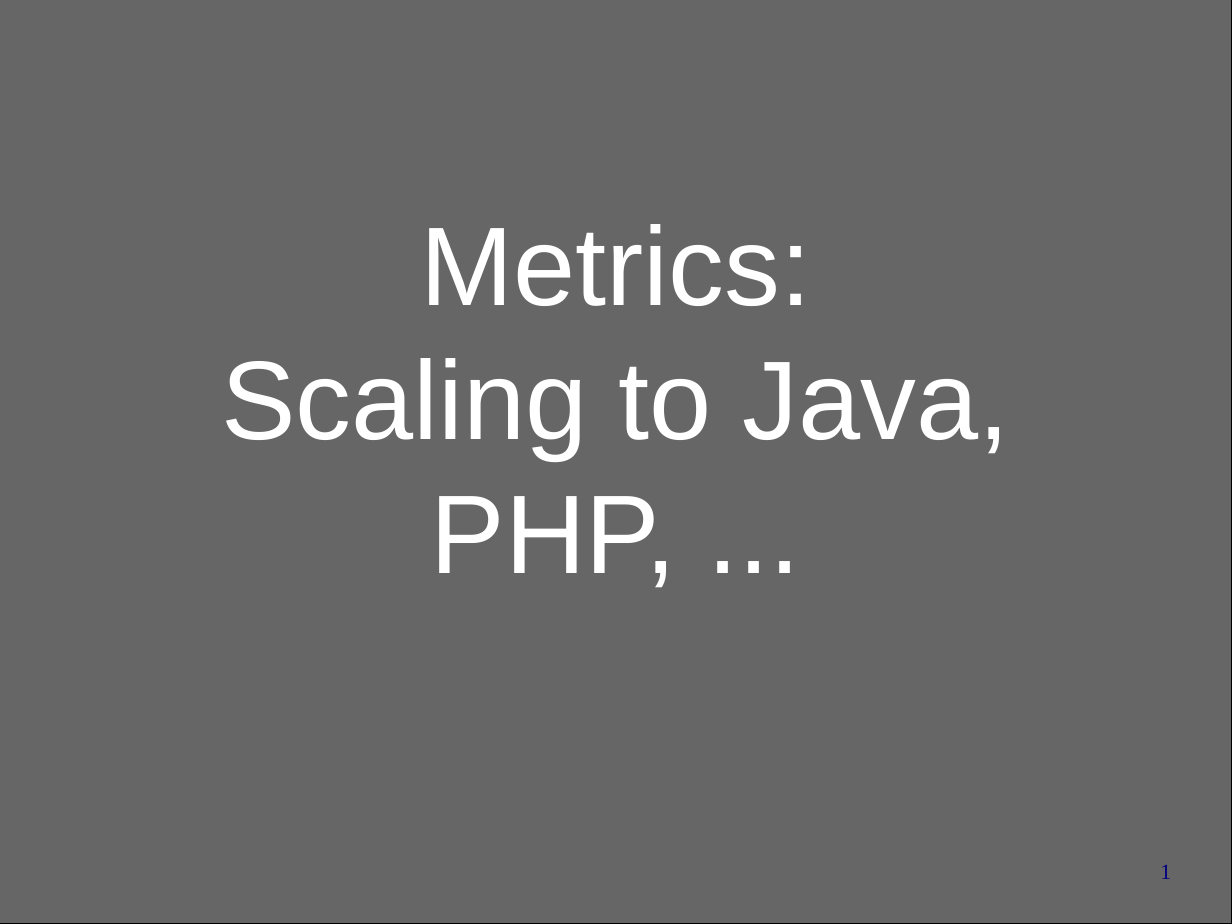
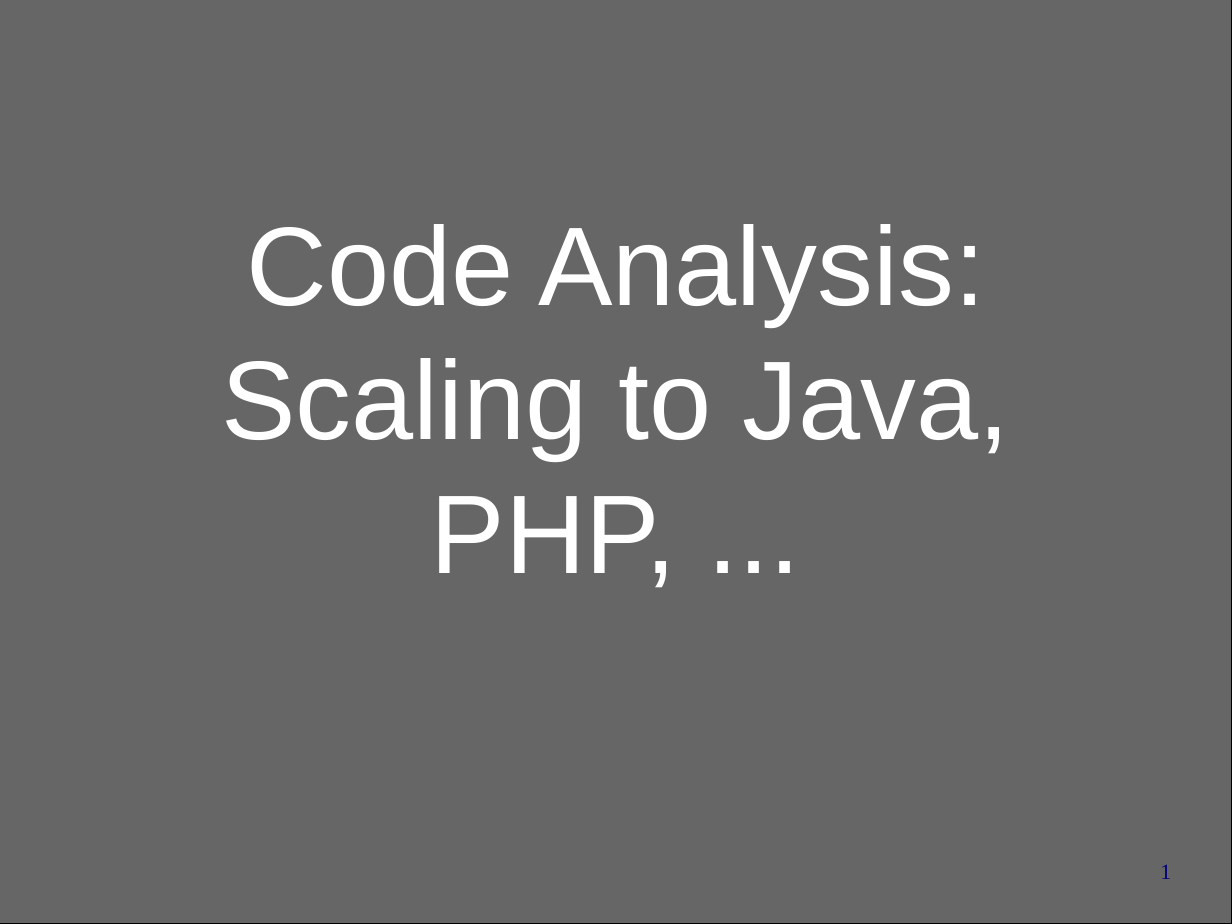
Before and after one commit to cwi-swat/rascal-course-pldi-2015, a slide deck: slide 1 of presentations/M3-overview.odp. Drawn at 1232x924 pixels with LibreOffice and Linux fonts; fonts in the diff are those of the drawing; background and template pictures are left out. Boxes give left, top, right and bottom in pixels: in the first picture for what was removed or moved away, otherwise in the second. Text is boxed around its words. In the diff, an @@ line names an element or a change of style, - is before the commit and + after.

```diff
--- a/presentations/M3-overview.odp
+++ b/presentations/M3-overview.odp
@@ subtitle at box(246, 224, 985, 325): text changed @@
-Metrics:
+Code Analysis:
```
Also in this commit, not shown: 5 other slides changed, 2 slides added, 1 other file.
